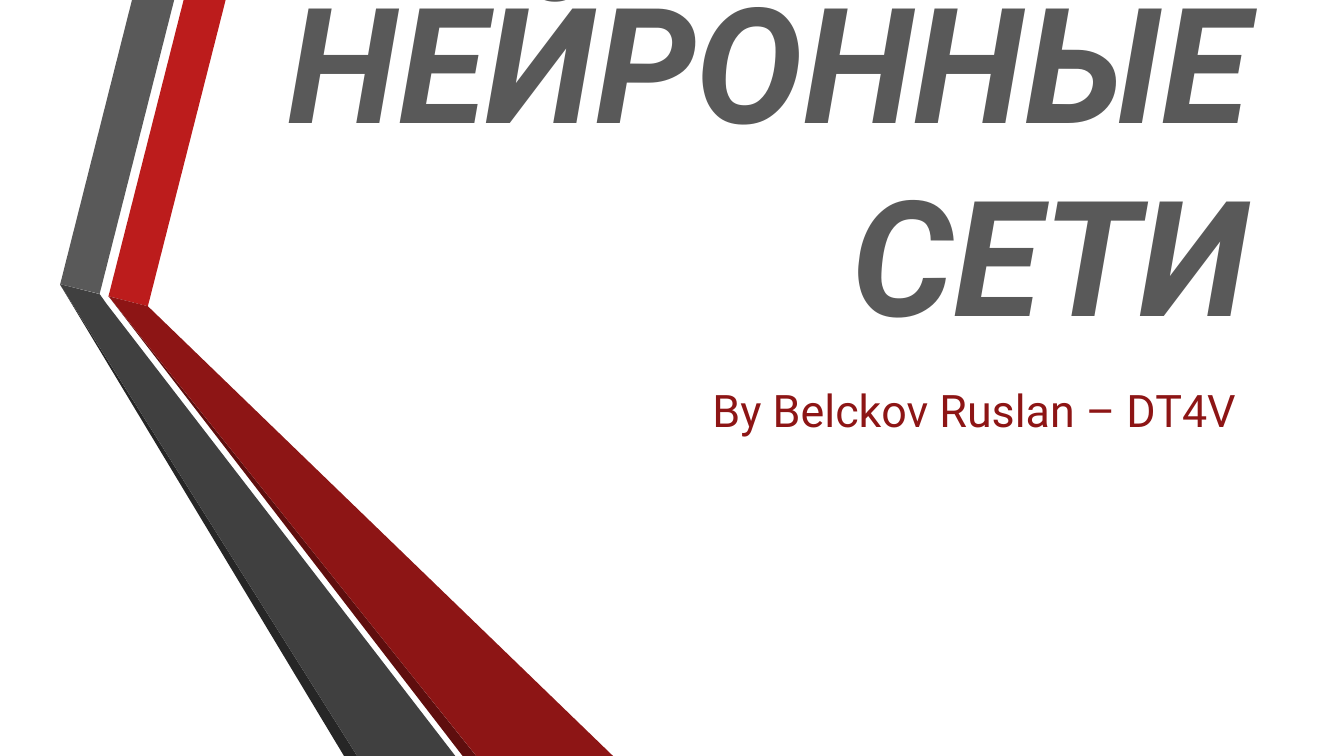
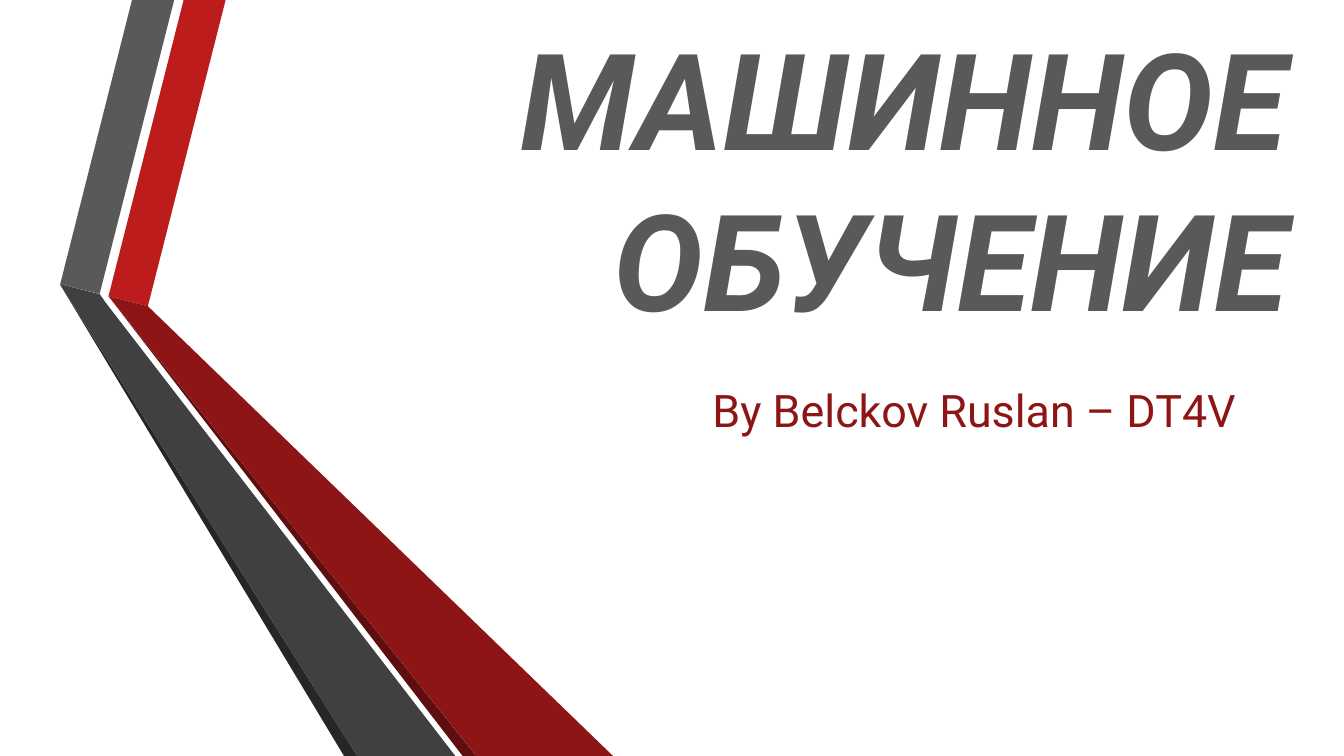
Before and after one commit to DanteTemplar/NPK, a slide deck: slide 1 of Нейронные Сети, Бельков.pptx. Drawn at 1344x756 pixels with LibreOffice and Linux fonts; fonts in the diff are those of the drawing; background and template pictures are left out. Boxes give left, top, right and bottom in pixels: in the first picture for what was removed or moved away, otherwise in the second. Text is boxed around its words. In the diff, an @@ line names an element or a change of style, - is before the commit and + after.

```diff
--- a/Нейронные Сети, Бельков.pptx
+++ b/Нейронные Сети, Бельков.pptx
@@ title at box(520, 53, 1287, 313): text changed; size 115 to 96 pt @@
-НЕЙРОННЫЕ СЕТИ
+МАШИННОЕ ОБУЧЕНИЕ
```
Also in this commit, not shown: 3 other slides changed, 14 slides added, 9 slides removed, 1 other file.
